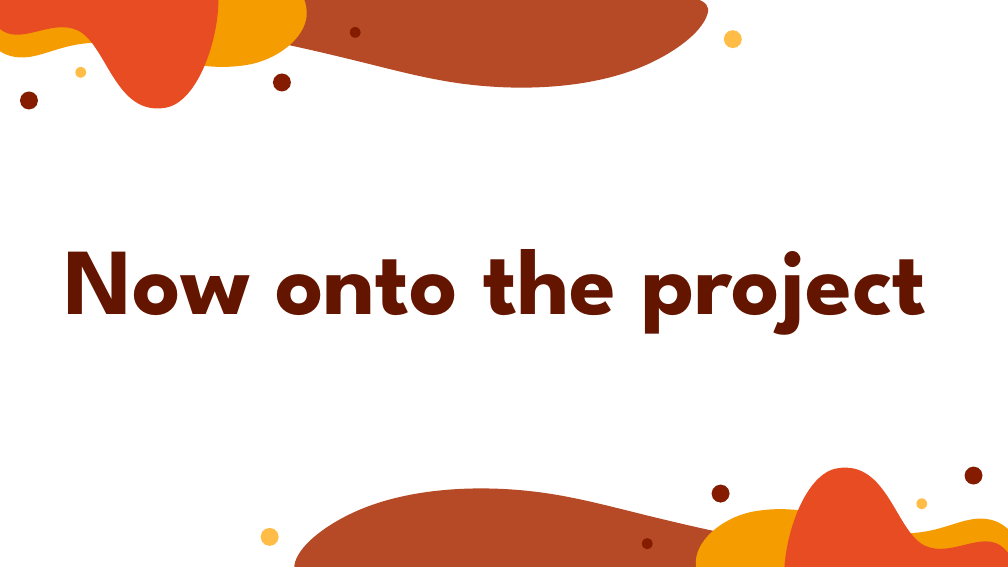
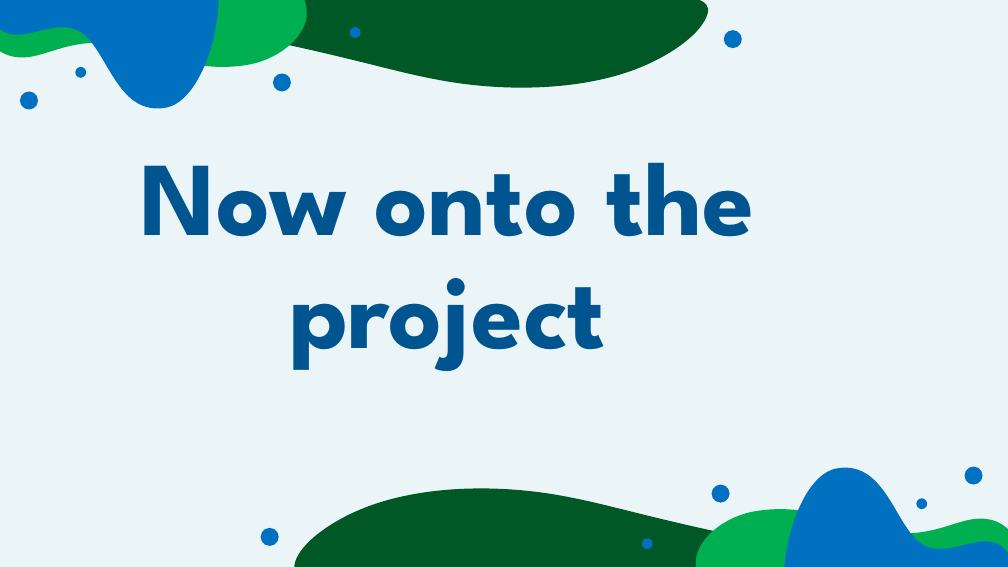
Before and after one commit to codingburgas/2223-otj-10-project-the-car-rental-system-KGTenev20, a slide deck: slide 6 of Presentation.pptx. Drawn at 1008x567 pixels with LibreOffice and Linux fonts; fonts in the diff are those of the drawing. Boxes give left, top, right and bottom in pixels: in the first picture for what was removed or moved away, otherwise in the second. Text is boxed around its words. In the diff, an @@ line names an element or a change of style, - is before the commit and + after.

```diff
--- a/Presentation.pptx
+++ b/Presentation.pptx
@@ background #FFFFFF to #EBF5F8 @@
@@ freeform shape at (0, 0, 308, 67): fill #F49C00 to #00B050 @@
@@ freeform shape at (0, 0, 219, 116): fill #E84C22 to #0070C0 @@
@@ freeform shape at (0, 0, 713, 88): fill #B64926 to #005827 @@
@@ fill #851C00 to #0070C0 in 6 elements at (273, 73, 291, 91), (350, 27, 361, 38), (712, 485, 730, 503), (642, 538, 653, 549), (965, 467, 983, 485), (20, 91, 38, 110) @@
@@ title "Now onto the project": place and size @@
-title "Now onto the project" at (64, 249, 927, 335)
+title "Now onto the project" at (140, 162, 754, 371)
@@ title "Now onto the project" at (140, 162, 754, 371): size 90 to 100 pt, text colour #641500 to #005490 @@
@@ freeform shape at (784, 460, 1008, 567): fill #E84C22 to #0070C0 @@
@@ freeform shape at (290, 488, 1008, 567): fill #B64926 to #005827 @@
@@ freeform shape at (695, 509, 1008, 567): fill #F49C00 to #00B050 @@
@@ fill #FFBD47 to #0070C0 in 4 elements at (76, 67, 86, 77), (724, 30, 742, 48), (917, 498, 927, 509), (261, 528, 279, 546) @@
```
Also in this commit, not shown: 5 other slides changed, 1 slide removed.
